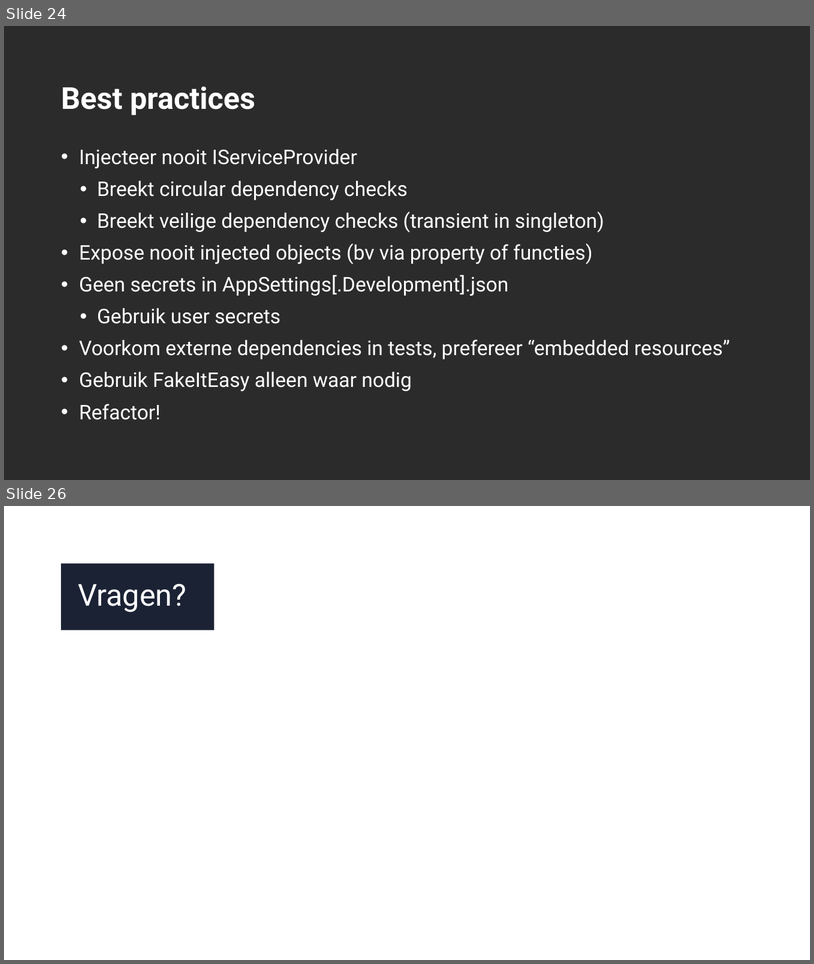
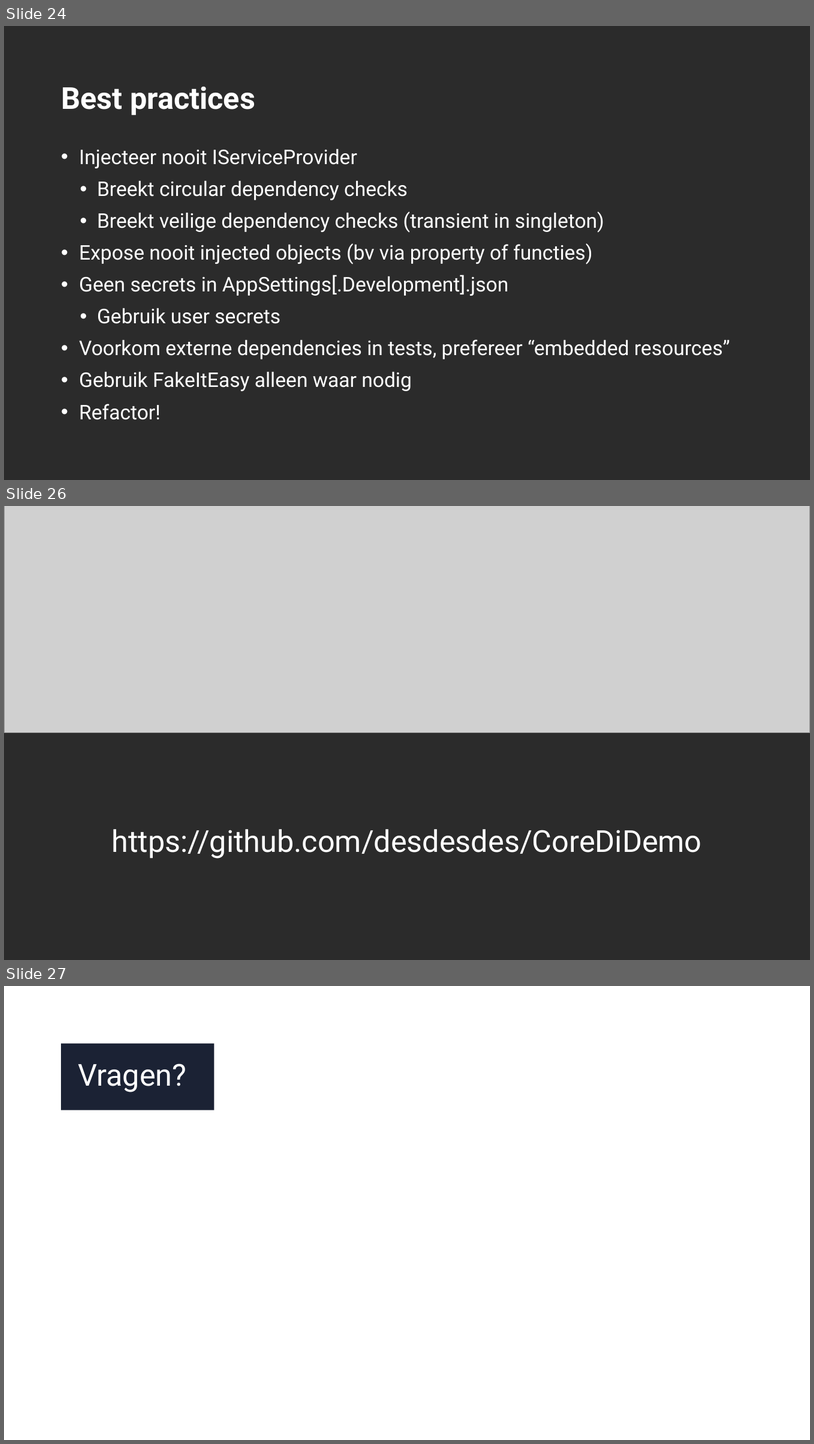
Before and after one commit to desdesdes/effectief-coredi, a slide deck: DI.pptx. Shown one above the other, each under a label of ours: slides 24 and 26 before the commit, slides 24, 26 and 27 after it; the slides between them are not shown. The pictures are 814x964 and 814x1444 pixels, drawn with LibreOffice and Linux fonts; fonts in the diff are those of the drawing; grey boxes stand for pictures; background and template pictures are left out; a plain dark background stands for a picture behind light text. Boxes give left, top, right and bottom in pixels: in the first picture for what was removed or moved away, otherwise in the second. Text is boxed around its words. In the diff, an @@ line names an element or a change of style, - is before the commit and + after.

```diff
--- a/DI.pptx
+++ b/DI.pptx
@@ slide 26 added at [4,506,810,960], background picture (left out) @@
@@ picture added at [4,506,810,733] @@
@@ text added at [112,829,702,858], 36 pt, text #FFFFFF @@
+https://github.com/desdesdes/CoreDiDemo
@@ what was slide 26 is now slide 27 @@
```
Also in this commit, not shown: 1 slide changed, 1 other file.
